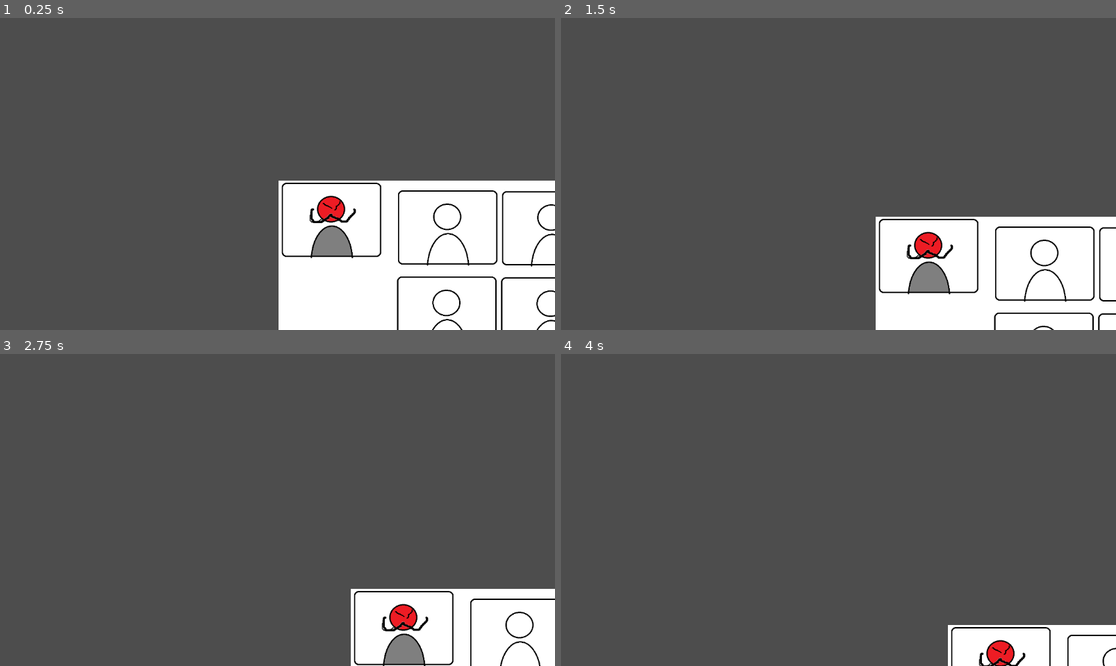
Above: before the commit, frames 1-4 (two rows, left to right).
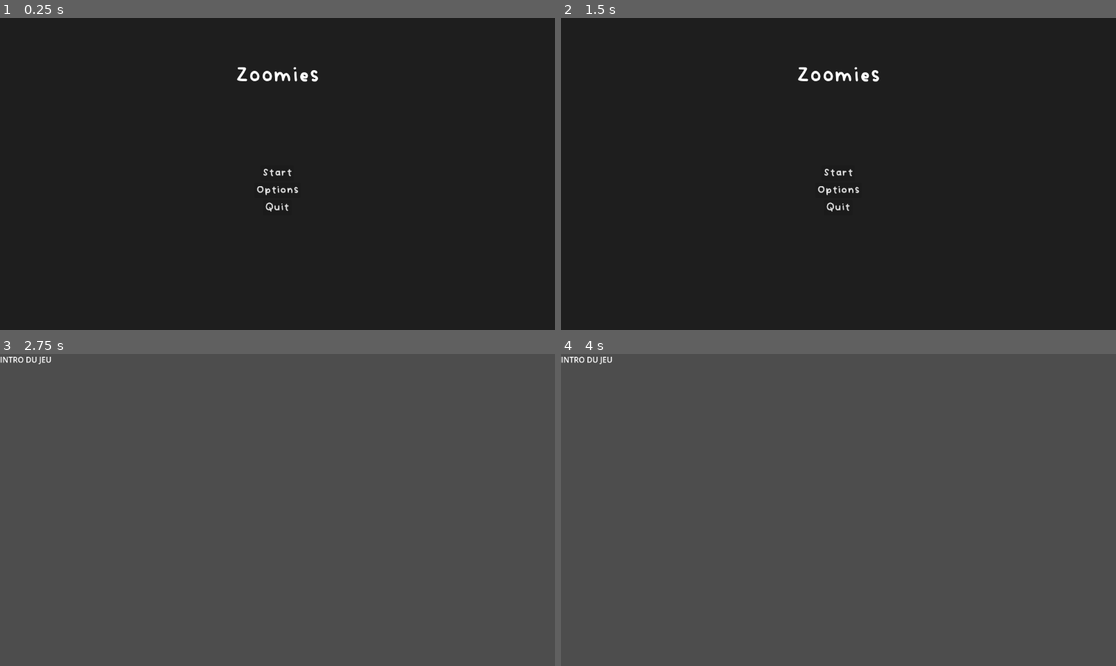
Above: after the commit, the same moments.

Repository: ohmlet-studio/Zoomies
Game: Godot game, scene res://scenes/ui/main_menu.tscn
Same seed, same stepped clock (60 frames per second), same inputs: the game is played once before the commit and once after it. Before the commit the project starts from res://scenes/main.tscn.
Inputs (mouse positions are in pixels of both pictures, inside the frame that each line leads up to):
- Up to frame 1 (0.25 s): no input
- Up to frame 2 (1.5 s): click (838, 189) at 0.5 s, where only the run after the commit has a clickable "Options"; click (838, 189) at 1.25 s, where only the run after the commit has a clickable "Return"
- Up to frame 3 (2.75 s): click (277, 510) at 2 s, where only the run after the commit has a clickable "Start"
- Up to frame 4 (4 s): no input

The runs differ from the first frame. In frame 1, 100% of the frame differs, in the area x 0-100%, y 0-100%; in frame 2, 100%; in frame 3, 9.1%; in frame 4, 4.1%.

Commit message:
Add menus and font

Diff:
--- a/main.tscn
+++ b/main.tscn
@@ -1,10 +1,18 @@
-[gd_scene load_steps=4 format=3 uid="uid://b44yty5ujqy42"]
+[gd_scene load_steps=5 format=3 uid="uid://b44yty5ujqy42"]
 
 [ext_resource type="Texture2D" uid="uid://cy5efrqmmmoi4" path="res://assets/placeholder.png" id="1_elyv2"]
 [ext_resource type="Script" path="res://shift.gd" id="2_yll1g"]
 [ext_resource type="AudioStream" uid="uid://fgpr4hy67ack" path="res://assets/sounds/Placeholder Cat Muzak.mp3" id="3_jij11"]
 
+[sub_resource type="GDScript" id="GDScript_712ol"]
+script/source = "extends Node2D
+
+func start_game():
+	pass
+"
+
 [node name="Main" type="Node2D"]
+script = SubResource("GDScript_712ol")
 
 [node name="Camera2D" type="Camera2D" parent="."]
 
--- a/project.godot
+++ b/project.godot
@@ -11,7 +11,7 @@
 [application]
 
 config/name="Zoomies"
-run/main_scene="res://scenes/main.tscn"
+run/main_scene="res://scenes/ui/main_menu.tscn"
 config/features=PackedStringArray("4.3", "GL Compatibility")
 config/icon="res://icon.svg"
 
--- /dev/null
+++ b/scenes/intro.tscn
@@ -0,0 +1,8 @@
+[gd_scene format=3 uid="uid://bpd4q3boh8b7v"]
+
+[node name="Intro" type="Node2D"]
+
+[node name="Label" type="Label" parent="."]
+offset_right = 40.0
+offset_bottom = 23.0
+text = "INTRO DU JEU"
--- a/scenes/ui/main_menu.tscn
+++ b/scenes/ui/main_menu.tscn
@@ -1,4 +1,11 @@
-[gd_scene format=3 uid="uid://d2rskphkhcspx"]
+[gd_scene load_steps=4 format=3 uid="uid://d2rskphkhcspx"]
+
+[ext_resource type="Script" path="res://scripts/main_menu.gd" id="1_oyt78"]
+[ext_resource type="FontFile" uid="uid://cpp57g0w306h5" path="res://assets/fonts/Vividly-Regular.ttf" id="1_r48s2"]
+
+[sub_resource type="Theme" id="Theme_jyfsc"]
+default_font = ExtResource("1_r48s2")
+Button/fonts/font = ExtResource("1_r48s2")
 
 [node name="MainMenu" type="Control"]
 layout_mode = 3
@@ -7,6 +14,8 @@
 anchor_bottom = 1.0
 grow_horizontal = 2
 grow_vertical = 2
+theme = SubResource("Theme_jyfsc")
+script = ExtResource("1_oyt78")
 
 [node name="ColorRect" type="ColorRect" parent="."]
 layout_mode = 1
@@ -25,7 +34,7 @@
 grow_horizontal = 2
 grow_vertical = 2
 theme_override_constants/margin_left = 32
-theme_override_constants/margin_top = 32
+theme_override_constants/margin_top = 100
 theme_override_constants/margin_right = 32
 theme_override_constants/margin_bottom = 32
 
@@ -35,7 +44,7 @@
 [node name="Label" type="Label" parent="MarginContainer/VBoxContainer"]
 layout_mode = 2
 size_flags_vertical = 2
-theme_override_font_sizes/font_size = 32
+theme_override_font_sizes/font_size = 60
 text = "Zoomies"
 horizontal_alignment = 1
 vertical_alignment = 1
@@ -52,7 +61,7 @@
 focus_neighbor_bottom = NodePath("../OptionsButton")
 focus_next = NodePath("../OptionsButton")
 focus_previous = NodePath("../QuitGameButton")
-theme_override_font_sizes/font_size = 20
+theme_override_font_sizes/font_size = 32
 text = "Start"
 
 [node name="OptionsButton" type="Button" parent="MarginContainer/ButtonsVBox"]
@@ -63,7 +72,7 @@
 focus_neighbor_bottom = NodePath("../QuitGameButton")
 focus_next = NodePath("../QuitGameButton")
 focus_previous = NodePath("../StartGameButton")
-theme_override_font_sizes/font_size = 20
+theme_override_font_sizes/font_size = 32
 text = "Options"
 
 [node name="QuitGameButton" type="Button" parent="MarginContainer/ButtonsVBox"]
@@ -74,5 +83,9 @@
 focus_neighbor_bottom = NodePath("../StartGameButton")
 focus_next = NodePath("../StartGameButton")
 focus_previous = NodePath("../OptionsButton")
-theme_override_font_sizes/font_size = 20
+theme_override_font_sizes/font_size = 32
 text = "Quit"
+
+[connection signal="pressed" from="MarginContainer/ButtonsVBox/StartGameButton" to="." method="_on_start_button_pressed"]
+[connection signal="pressed" from="MarginContainer/ButtonsVBox/OptionsButton" to="." method="_on_options_button_pressed"]
+[connection signal="pressed" from="MarginContainer/ButtonsVBox/QuitGameButton" to="." method="_on_quit_button_pressed"]
--- /dev/null
+++ b/scenes/ui/options_menu.tscn
@@ -0,0 +1,63 @@
+[gd_scene load_steps=4 format=3 uid="uid://c40ot7tgcgnmh"]
+
+[ext_resource type="FontFile" uid="uid://cpp57g0w306h5" path="res://assets/fonts/Vividly-Regular.ttf" id="1_w1nwx"]
+[ext_resource type="Script" path="res://scripts/options_menu.gd" id="2_aw210"]
+
+[sub_resource type="Theme" id="Theme_jyfsc"]
+default_font = ExtResource("1_w1nwx")
+Button/fonts/font = ExtResource("1_w1nwx")
+
+[node name="OptionsMenu" type="Control"]
+layout_mode = 3
+anchors_preset = 15
+anchor_right = 1.0
+anchor_bottom = 1.0
+grow_horizontal = 2
+grow_vertical = 2
+theme = SubResource("Theme_jyfsc")
+script = ExtResource("2_aw210")
+
+[node name="ColorRect" type="ColorRect" parent="."]
+layout_mode = 1
+anchors_preset = 15
+anchor_right = 1.0
+anchor_bottom = 1.0
+grow_horizontal = 2
+grow_vertical = 2
+color = Color(0.116741, 0.116741, 0.116741, 1)
+
+[node name="MarginContainer" type="MarginContainer" parent="."]
+layout_mode = 1
+anchors_preset = 15
+anchor_right = 1.0
+anchor_bottom = 1.0
+grow_horizontal = 2
+grow_vertical = 2
+theme_override_constants/margin_left = 32
+theme_override_constants/margin_top = 100
+theme_override_constants/margin_right = 32
+theme_override_constants/margin_bottom = 32
+
+[node name="VBoxContainer" type="VBoxContainer" parent="MarginContainer"]
+layout_mode = 2
+
+[node name="Label" type="Label" parent="MarginContainer/VBoxContainer"]
+layout_mode = 2
+size_flags_vertical = 2
+theme_override_font_sizes/font_size = 60
+text = "Zoomies"
+horizontal_alignment = 1
+vertical_alignment = 1
+
+[node name="ButtonsVBox" type="VBoxContainer" parent="MarginContainer"]
+layout_mode = 2
+size_flags_vertical = 4
+
+[node name="ReturnButton" type="Button" parent="MarginContainer/ButtonsVBox"]
+layout_mode = 2
+size_flags_horizontal = 4
+size_flags_vertical = 4
+theme_override_font_sizes/font_size = 32
+text = "Return"
+
+[connection signal="pressed" from="MarginContainer/ButtonsVBox/ReturnButton" to="." method="_on_return_button_pressed"]
--- /dev/null
+++ b/scripts/main_menu.gd
@@ -0,0 +1,28 @@
+extends Control
+
+@onready var buttons_v_box = %ButtonsVBox
+
+func _ready() -> void:
+	focus_button()
+
+func _on_start_button_pressed() -> void:
+	get_tree().change_scene_to_file("res://scenes/intro.tscn")
+
+func _on_quit_button_pressed() -> void:
+	get_tree().quit()
+
+
+func focus_button() -> void:
+	if buttons_v_box:
+		var button: Button = buttons_v_box.get_child(0)
+		if button is Button:
+			button.grab_focus()
+
+
+func _on_visibility_changed():
+	if visible:
+		focus_button()
+
+
+func _on_options_button_pressed() -> void:
+	get_tree().change_scene_to_file("res://scenes/ui/options_menu.tscn")
--- /dev/null
+++ b/scripts/options_menu.gd
@@ -0,0 +1,6 @@
+extends Control
+
+
+
+func _on_return_button_pressed() -> void:
+	get_tree().change_scene_to_file("res://scenes/ui/main_menu.tscn")
Binary file added: assets/fonts/Vividly-Regular.ttf
Not shown, added: assets/fonts/Vividly-Regular.ttf.import
